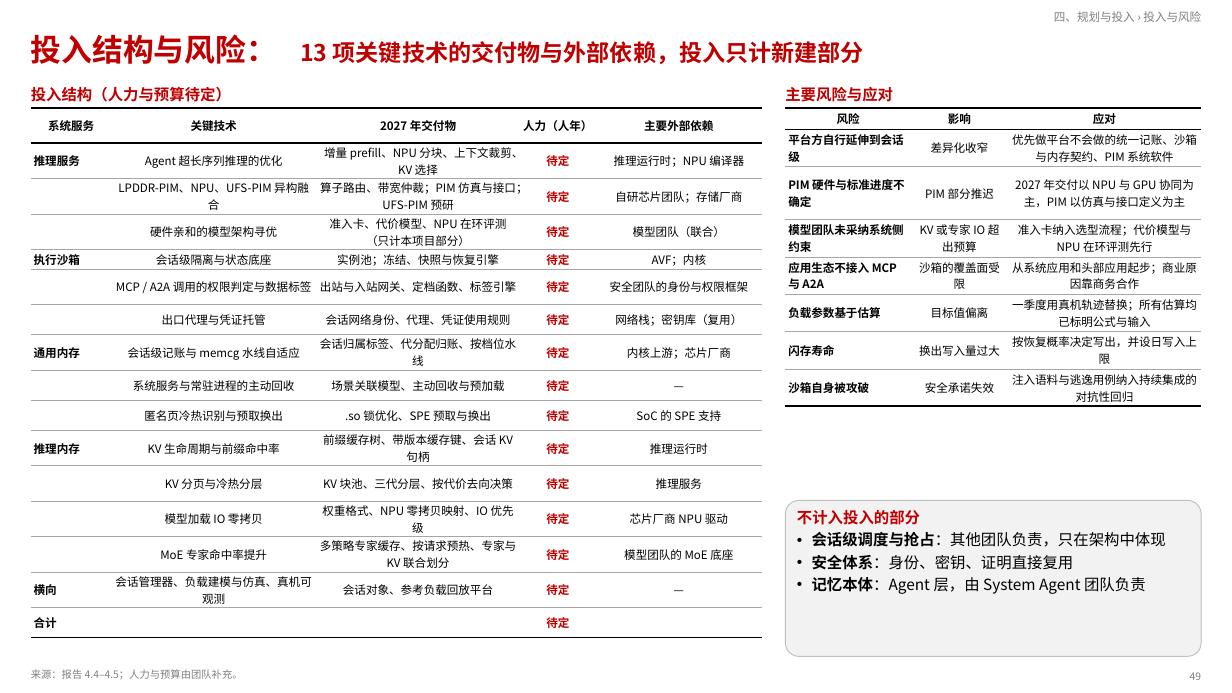
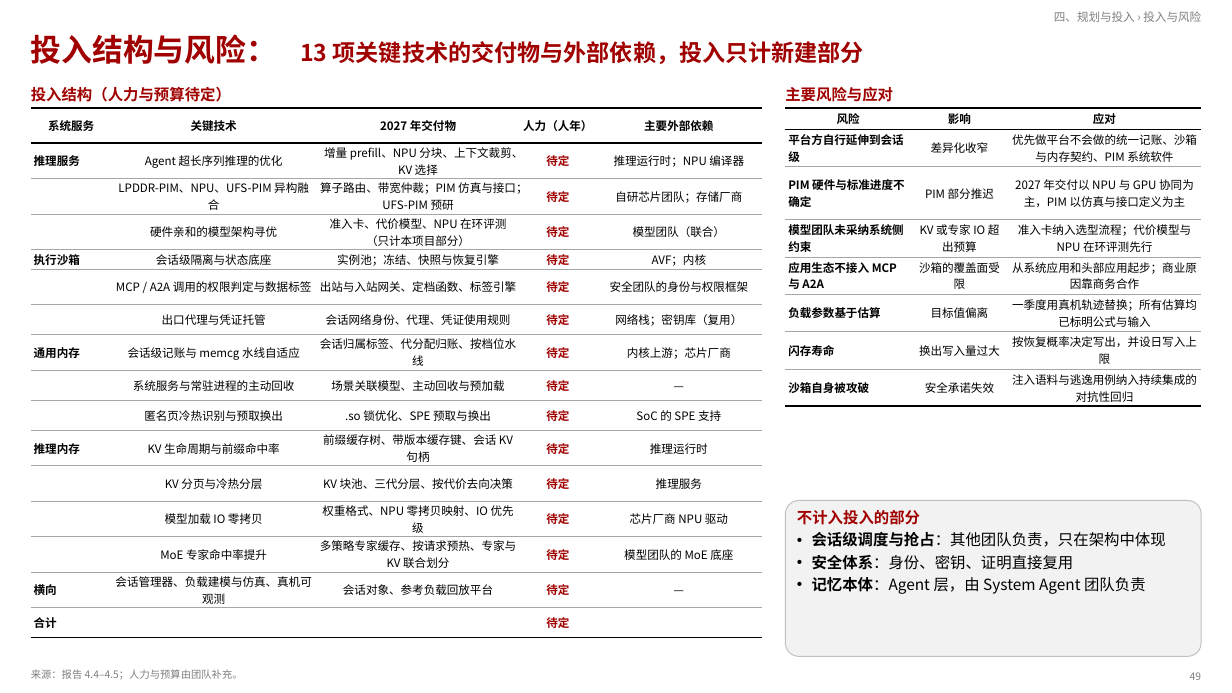
Before and after one commit to SiriusBHU/memory_system_architecture_summary, a slide deck: slide 49 of proposals/agentos-components/ppt/AgentOS三项系统服务-汇报.pptx. Drawn at 1232x693 pixels with LibreOffice and Linux fonts; fonts in the diff are those of the drawing. Boxes give left, top, right and bottom in pixels: in the first picture for what was removed or moved away, otherwise in the second. Text is boxed around its words. In the diff, an @@ line names an element or a change of style, - is before the commit and + after.

```diff
--- a/proposals/agentos-components/ppt/AgentOS三项系统服务-汇报.pptx
+++ b/proposals/agentos-components/ppt/AgentOS三项系统服务-汇报.pptx
@@ text colour #C00000 to #A00000 in 3 elements at (31, 34, 864, 64), (31, 87, 231, 102), (785, 87, 893, 102) @@
@@ table at (30, 108, 761, 632) @@
@@ text colour #C00000 to #A00000 in "待定", "待定", "待定", "待定" and 11 more places @@
@@ text at (797, 510, 920, 525): text colour #C00000 to #A00000 in "不计入投入的部分" @@
```
Also in this commit, not shown: 49 other slides changed, 58 other files.
